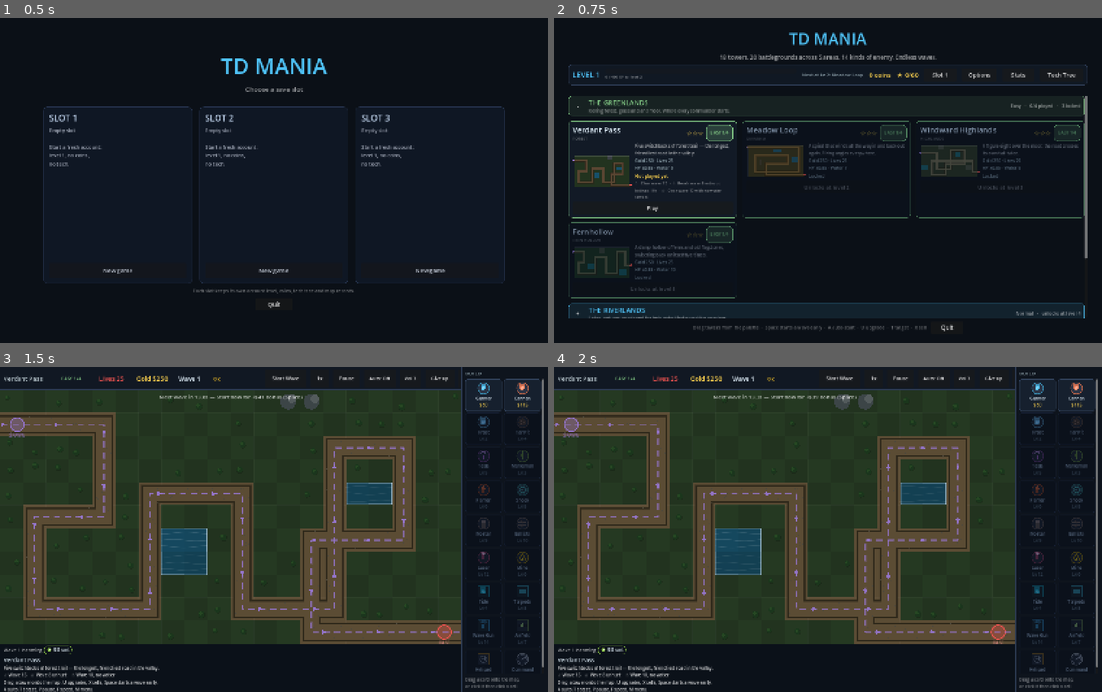
Above: before the commit, frames 1-4 (two rows, left to right).
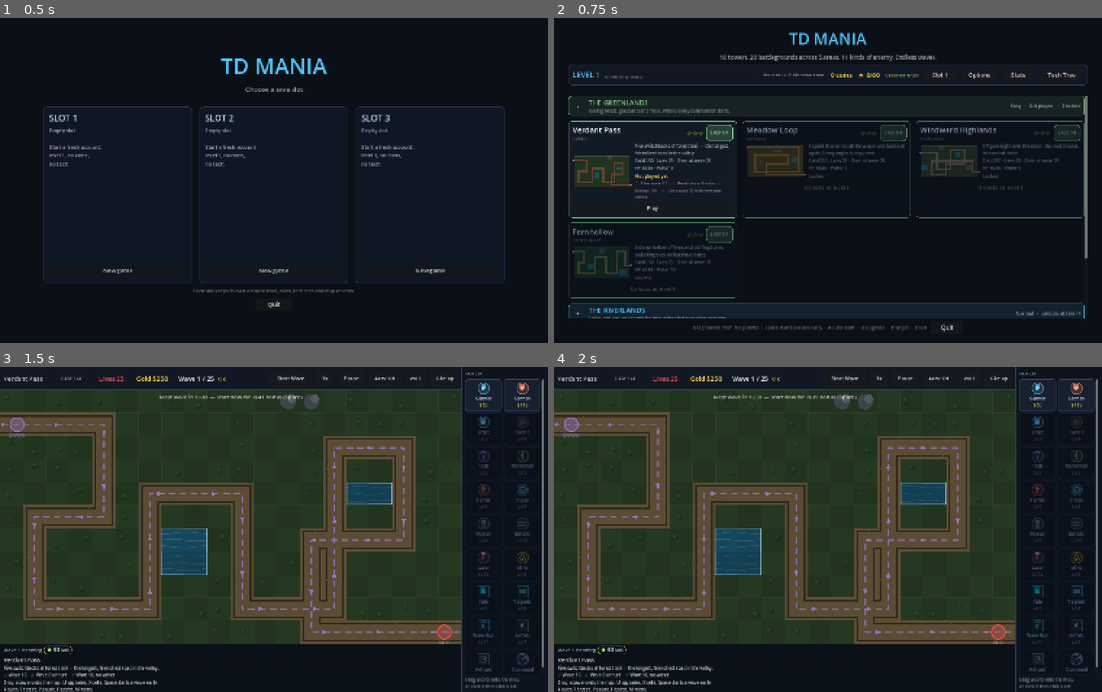
Above: after the commit, the same moments.

Repository: MichaelMIL/TD-Mania
Game: Godot game, scene res://main.tscn
Same seed, same stepped clock (60 frames per second), same inputs: the game is played once before the commit and once after it.
Inputs:
- Up to frame 1 (0.5 s): no input
- Up to frame 2 (0.75 s): click "New game" at 0.5 s
- Up to frame 3 (1.5 s): click "Play" at 1.25 s
- Up to frame 4 (2 s): no input

Frame 1 is identical in both runs. In frame 2, 0.4% of the frame differs, in the area x 22-93%, y 16-76%; in frame 3, 0.2%; in frame 4, 0.2%.

Commit message:
Maps can be won, not just survived
Twenty maps all ran until you died, which left the game with no shape: no
finish line, no victory, nothing to complete. Each map now ends at a wave
set by its tier - 25 on Easy down to 20 on Brutal - shown on the level card
and counted down in the top bar as "Wave 12 / 25".

Beating that wave clears the map: a gold panel instead of the red one,
rewards banked there and then, and a permanent record on the account
(Progress.cleared, SAVE_VERSION 5). The card reads CLEARED and the account
bar counts how many of the twenty are done.

It is a win rather than an ending - "Keep playing - endless" hides the panel
and carries the same board on for as long as you can hold it. The clear
sticks whatever happens after, and the endless run banks its own rewards
when it finally ends.

498 assertions pass, 19 new: every map has a sensible finish line, harder
maps finish sooner, clearing is further out than the wave objective, first
clears are reported once and depth is kept, clears survive a save round
trip and an older save still migrates, and in a live match beating the last
wave wins without ending the run - then does not announce itself again.

Co-Authored-By: Claude Opus 5 (1M context) <noreply@anthropic.com>

Diff:
--- a/dev/dev_verify.gd
+++ b/dev/dev_verify.gd
@@ -213,6 +213,7 @@
 	_check_flyers()
 	_check_board_tooltips()
 	_check_objectives()
+	_check_victory()
 	_check_respec()
 	_check_options()
 	_check_art_prompts()
@@ -1730,6 +1731,80 @@
 	Progress.use_clean_state()
 
 
+
+
+## A map can be finished. Reaching its last wave is a win that sticks, and
+## the run may carry on into endless afterwards.
+func _check_victory() -> void:
+	# Every map has a finish line, and harder maps end sooner.
+	var missing: Array = []
+	var deepest: Array = [0, 0, 0, 0]
+	for level: Dictionary in TDData.LEVELS:
+		var target := TDData.clear_wave(level)
+		if target < 5 or target > 60:
+			missing.append(str(level["id"]))
+		deepest[int(level.get("tier", 0))] = maxi(
+				deepest[int(level.get("tier", 0))], target)
+	check("every map has a sensible finish line (%s)" % ",".join(missing),
+			missing.is_empty())
+	var ladder := true
+	for i in range(1, 4):
+		if deepest[i] > deepest[i - 1]:
+			ladder = false
+	check("harder maps finish sooner (%s)" % str(deepest), ladder)
+	check("clearing a map is further than its wave objective",
+			TDData.clear_wave(TDData.LEVELS[0])
+			> int(TDData.objectives_for(TDData.LEVELS[0])[0]["n"]))
+
+	# Records: first clear is reported once, and depth is kept.
+	Progress.use_clean_state()
+	Progress.read_only = true
+	check("a fresh account has cleared nothing",
+			not Progress.is_cleared("verdant") and Progress.cleared_count() == 0)
+	check("the first clear says so", Progress.record_clear("verdant", 25))
+	check("and is remembered", Progress.is_cleared("verdant")
+			and Progress.cleared_count() == 1)
+	check("a second clear is not a first", not Progress.record_clear("verdant", 22))
+	check("but a deeper one is kept",
+			int(Progress.cleared.get("verdant", 0)) == 25)
+	var cfg := ConfigFile.new()
+	cfg.set_value("meta", "version", Progress.SAVE_VERSION)
+	cfg.set_value("cleared", "ashen", 20)
+	Progress.apply_config(cfg)
+	check("clears survive a save round trip", Progress.is_cleared("ashen")
+			and not Progress.is_cleared("verdant"))
+	var old_save := ConfigFile.new()
+	old_save.set_value("stars", "verdant", 3)
+	Progress.migrate_config(old_save, Progress.detect_version(old_save))
+	check("a save from before clears existed still migrates",
+			int(old_save.get_value("meta", "version", 0)) == Progress.SAVE_VERSION)
+
+	# The match itself: reaching the last wave wins, and play continues.
+	Progress.use_clean_state()
+	var saved_wave: int = game.wave
+	var was_cleared: bool = game.map_cleared
+	game.map_cleared = false
+	game.wave = TDData.clear_wave(game.level_def)
+	game.in_wave = true
+	game._end_wave()
+	check("beating the last wave clears the map", game.map_cleared)
+	check("and the win is on screen", game.hud.over_root.visible
+			and game.hud.btn_continue.visible)
+	check("without ending the run", not game.game_over)
+	game.continue_endless()
+	check("carrying on hides the panel and keeps the board",
+			not game.hud.over_root.visible and game.map_cleared)
+	game.wave += 1
+	game.in_wave = true
+	game._end_wave()
+	check("and a cleared map does not announce itself again",
+			not game.hud.over_root.visible)
+	game.map_cleared = was_cleared
+	game.wave = saved_wave
+	game.in_wave = false
+	Progress.use_clean_state()
+
+
 ## Every map has three objectives, they are judged on what the run actually
 ## did, and the account keeps the union of every attempt.
 func _check_objectives() -> void:
--- a/scripts/data.gd
+++ b/scripts/data.gd
@@ -243,8 +243,18 @@
 ## Three per map, worth a star each. Two come from the tier — get deep, and
 ## get deep without being touched — and the third is the map's own `goal`.
 ## They are what turns "go as deep as you can" into a reason to come back.
+## The wave that finishes a map. Reaching it is a win — the run can carry on
+## into endless afterwards, but the map counts as cleared and stays cleared.
+static var TIER_CLEAR_WAVE: Array = [25, 24, 22, 20]
+
 static var TIER_GOAL_WAVE: Array = [15, 14, 12, 10]
 static var TIER_CLEAN_WAVE: Array = [8, 8, 7, 6]
+
+
+## How many waves this map takes to clear.
+static func clear_wave(level: Dictionary) -> int:
+	var tier := clampi(int(level.get("tier", 0)), 0, TIER_CLEAR_WAVE.size() - 1)
+	return int(level.get("clear_wave", TIER_CLEAR_WAVE[tier]))
 
 
 static func objectives_for(level: Dictionary) -> Array:
--- a/scripts/game.gd
+++ b/scripts/game.gd
@@ -78,6 +78,9 @@
 
 var surrender_armed: bool = false
 var surrendered: bool = false
+## Set once the map's last wave has been beaten. The run can carry on into
+## endless afterwards, which is why this is separate from `game_over`.
+var map_cleared: bool = false
 ## Set when a developer cheat is used; keeps the run out of the record books.
 var cheats_used: bool = false
 var cheats: Cheats
@@ -648,6 +651,8 @@
 	fx_text(Vector2(640.0, 130.0), "Wave %d cleared  +$%d" % [wave, bonus], Color("66bb6a"), 24)
 	run_stats["peak_gold"] = maxi(int(run_stats.get("peak_gold", 0)), gold)
 	_award_stars()
+	if not map_cleared and wave >= TDData.clear_wave(level_def):
+		_trigger_victory()
 
 
 ## Builds a flat, time-stamped spawn list for the given wave number, scaled by
@@ -958,6 +963,38 @@
 		return
 	surrendered = true
 	_trigger_game_over()
+
+
+## The map's last wave is down. This is a win, not an ending: the panel
+## offers to carry on into endless, and the run keeps its board either way.
+func _trigger_victory() -> void:
+	map_cleared = true
+	var first := false
+	if not cheats_used:
+		first = Progress.record_clear(str(level_def["id"]), wave)
+		Progress.record_wave(str(level_def["id"]), wave)
+	# Finishing a map pays out there and then, so a victory is banked even
+	# if the endless run that follows ends badly.
+	var reward := _bank_reward()
+	# Anything after this is a fresh run as far as rewards are concerned.
+	rewarded = false
+	var payout := ""
+	if not reward.is_empty():
+		payout = "+%d XP   +%d coins" % [int(reward["xp"]), int(reward["coins"])]
+		if bool(reward["levelled"]):
+			payout += "     LEVEL %d!" % int(reward["level_after"])
+	Audio.play("wave_clear", 0.0, 0.0)
+	fx_text(Vector2(640.0, 170.0), "MAP CLEARED", Color("ffd54f"), 34)
+	hud.show_victory("%s cleared on wave %d.\n%s\nScore %d   Lives left %d   Leaks %d\n%s\n%s"
+			% [level_def["name"], wave,
+			"First clear!" if first else "Cleared before, and again.",
+			score, lives, leaked_total, payout, objective_summary()])
+
+
+## Leaves the victory panel behind and plays on. The map stays cleared.
+func continue_endless() -> void:
+	hud.hide_victory()
+	break_timer = BREAK_TIME
 
 
 func _trigger_game_over() -> void:
--- a/scripts/hud.gd
+++ b/scripts/hud.gd
@@ -43,6 +43,8 @@
 var btn_target: Button
 var over_root: Control
 var lbl_over_title: Label
+var btn_continue: Button
+var over_panel: PanelContainer
 var btn_surrender: Button
 var btn_sound: Button
 var lbl_over: Label
@@ -162,6 +164,27 @@
 	creep_tip.position = wanted
 
 
+## The map is finished. Same panel as defeat, dressed as a win, plus the way
+## back into the run.
+func show_victory(text: String) -> void:
+	over_panel.add_theme_stylebox_override("panel",
+			_sb(Color("121a26"), Color("ffd54f"), 10))
+	lbl_over_title.text = "Map cleared"
+	lbl_over_title.add_theme_color_override("font_color", Color("ffd54f"))
+	lbl_over.text = text
+	btn_continue.visible = true
+	over_root.visible = true
+
+
+func hide_victory() -> void:
+	over_root.visible = false
+	btn_continue.visible = false
+	over_panel.add_theme_stylebox_override("panel",
+			_sb(Color("121a26"), Color("ef5350"), 10))
+	lbl_over_title.text = "The base has fallen"
+	lbl_over_title.add_theme_color_override("font_color", Color("ef5350"))
+
+
 func _build_topbar(root: Control) -> void:
 	var bar := PanelContainer.new()
 	bar.offset_right = float(TDData.MAP_W)
@@ -506,10 +529,11 @@
 	panel.anchor_right = 0.5
 	panel.anchor_top = 0.5
 	panel.anchor_bottom = 0.5
-	panel.offset_left = -250.0
-	panel.offset_right = 250.0
-	panel.offset_top = -125.0
-	panel.offset_bottom = 125.0
+	panel.offset_left = -300.0
+	panel.offset_right = 300.0
+	panel.offset_top = -150.0
+	panel.offset_bottom = 150.0
+	over_panel = panel
 	panel.add_theme_stylebox_override("panel", _sb(Color("121a26"), Color("ef5350"), 10))
 	over_root.add_child(panel)
 
@@ -525,7 +549,14 @@
 
 	lbl_over = _label("", 15, Color(1, 1, 1, 0.85))
 	lbl_over.horizontal_alignment = HORIZONTAL_ALIGNMENT_CENTER
+	lbl_over.autowrap_mode = TextServer.AUTOWRAP_WORD_SMART
+	lbl_over.custom_minimum_size = Vector2(560.0, 0.0)
 	col.add_child(lbl_over)
+
+	btn_continue = _button("Keep playing — endless", 15, Vector2(0.0, 38.0))
+	btn_continue.pressed.connect(game.continue_endless)
+	btn_continue.visible = false
+	col.add_child(btn_continue)
 
 	var again := _button("Play again  (%s)" % Progress.key_name("restart"), 16,
 			Vector2(0.0, 42.0))
@@ -549,7 +580,10 @@
 		return
 	lbl_lives.text = "Lives %d" % game.lives
 	lbl_gold.text = "Gold $%d" % game.gold
-	lbl_wave.text = "Wave %d" % maxi(1, game.wave)
+	# The finish line, so a run has a shape rather than going on forever.
+	var target := TDData.clear_wave(game.level_def)
+	lbl_wave.text = "Wave %d / %d" % [maxi(1, game.wave), target] \
+			if not game.map_cleared else "Wave %d  (cleared)" % maxi(1, game.wave)
 	# Banked coins plus what the run would pay out if it ended now.
 	var pending := 0
 	if not game.rewarded and game.wave > 1:
--- a/scripts/menu.gd
+++ b/scripts/menu.gd
@@ -161,6 +161,8 @@
 	row.add_child(_label("%d coins" % Progress.coins, 18, Color("ffd54f")))
 	row.add_child(_label("★ %d/%d" % [Progress.total_stars(), TDData.LEVELS.size() * 3],
 			18, Color("ffd54f")))
+	row.add_child(_label("Cleared %d/%d" % [Progress.cleared_count(),
+			TDData.LEVELS.size()], 15, Color("9ccc65")))
 
 	var slots := Button.new()
 	slots.text = "Slot %d" % (Progress.slot + 1)
@@ -340,15 +342,18 @@
 	var water_cells := 0
 	for r: Array in d["water"]:
 		water_cells += int(r[2]) * int(r[3])
-	var stats := _label("Gold %d · Lives %d\nHP x%.2f · Water %d" % [
+	var stats := _label("Gold %d · Lives %d · Clear at wave %d\nHP x%.2f · Water %d" % [
 		int(TDData.level_stat(d, "gold")), int(TDData.level_stat(d, "lives")),
-		TDData.level_stat(d, "hp_scale"), water_cells], 12, Color("90a4ae"))
+		TDData.clear_wave(d), TDData.level_stat(d, "hp_scale"), water_cells],
+		12, Color("90a4ae"))
 	text.add_child(stats)
 
 	var unlocked := Progress.level_unlocked(d)
 	var record := int(best.get(str(d["id"]), 0))
 	var parked: Dictionary = Progress.run_for(str(d["id"]))
 	var status := "Best: wave %d" % record if record > 0 else "Not played yet"
+	if Progress.is_cleared(str(d["id"])):
+		status = "CLEARED · %s" % status
 	if not unlocked:
 		status = "Locked"
 	elif not parked.is_empty():
--- a/scripts/progress.gd
+++ b/scripts/progress.gd
@@ -32,6 +32,8 @@
 static var runs: Dictionary = {}
 ## Objective stars earned per map: level id -> bitmask of objectives met.
 static var stars: Dictionary = {}
+## Maps whose last wave has been beaten: level id -> waves cleared to.
+static var cleared: Dictionary = {}
 
 ## Reward weights. A run pays out on waves survived and score, scaled by the
 ## map's difficulty tier.
@@ -131,8 +133,9 @@
 ##   2  one parked run per map under [runs], run stats without the per-kind
 ##      kill and leak tallies
 ##   3  versioned, and every parked run carries the full stat set
-##   4  current: per-map objective stars under [stars]
-const SAVE_VERSION := 4
+##   4  per-map objective stars under [stars]
+##   5  current: which maps have been cleared, under [cleared]
+const SAVE_VERSION := 5
 
 ## The keys a parked run's stats must have. Kept here rather than imported
 ## from game.gd so migration does not depend on the match scene.
@@ -169,6 +172,10 @@
 					cfg.set_value("runs", level_id, legacy)
 				if cfg.has_section("run"):
 					cfg.erase_section("run")
+			4:
+				# [cleared] is new in 5; an older save has cleared nothing
+				# yet, so there is nothing to convert.
+				pass
 			3:
 				# Stars are new in 4. An older save simply has none yet, so
 				# there is nothing to convert - the arm exists so the chain
@@ -228,6 +235,7 @@
 	runs = {}
 	stats = {}
 	stars = {}
+	cleared = {}
 	keys = {}
 	tower_ranks = {}
 	xp = int(cfg.get_value("progress", "xp", 0))
@@ -252,6 +260,9 @@
 	if cfg.has_section("stars"):
 		for key: String in cfg.get_section_keys("stars"):
 			stars[key] = int(cfg.get_value("stars", key, 0))
+	if cfg.has_section("cleared"):
+		for key: String in cfg.get_section_keys("cleared"):
+			cleared[key] = int(cfg.get_value("cleared", key, 0))
 	keys = {}
 	if cfg.has_section("keys"):
 		for key: String in cfg.get_section_keys("keys"):
@@ -279,6 +290,8 @@
 	cfg.set_value("options", "music", volume("music"))
 	for key: String in stars:
 		cfg.set_value("stars", key, int(stars[key]))
+	for key: String in cleared:
+		cfg.set_value("cleared", key, int(cleared[key]))
 	for key: String in keys:
 		cfg.set_value("keys", key, int(keys[key]))
 	cfg.set_value("options", "window_scale", window_scale())
@@ -638,6 +651,31 @@
 	coins += refund
 	save_state()
 	return refund
+
+
+## Whether this map has ever been finished, and how deep that clear went.
+static func is_cleared(level_id: String) -> bool:
+	load_state()
+	return int(cleared.get(level_id, 0)) > 0
+
+
+static func cleared_count() -> int:
+	load_state()
+	var total := 0
+	for key: String in cleared:
+		if int(cleared[key]) > 0:
+			total += 1
+	return total
+
+
+## Records a finished map. Returns true the first time, so the game can make
+## something of it.
+static func record_clear(level_id: String, waves: int) -> bool:
+	load_state()
+	var first := int(cleared.get(level_id, 0)) == 0
+	cleared[level_id] = maxi(int(cleared.get(level_id, 0)), waves)
+	save_state()
+	return first
 
 
 static func best_wave(level_id: String) -> int:
@@ -706,6 +744,7 @@
 	tower_ranks = {}
 	stats = {}
 	stars = {}
+	cleared = {}
 	keys = {}
 	runs = {}
 	# Balance overrides are excluded too, so a simulation measures the numbers
@@ -722,6 +761,7 @@
 	tower_ranks = {}
 	stats = {}
 	stars = {}
+	cleared = {}
 	runs = {}
 	if not read_only:
 		DirAccess.remove_absolute(ProjectSettings.globalize_path(slot_path(slot)))
Not shown, changed: README.md
Not shown, changed: TODO.md
